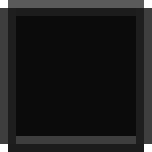
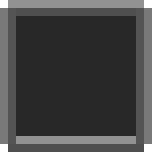
The second 152x152 image is a revision of the first. Changes to its layers:
hid "disabled" over [0, 0, 152, 152]
hid group "selected" (1st of 2) (2 layers) over [0, 0, 152, 152]
hid "Layer 1" over [32, 44, 120, 108]
hid "selected" (2nd of 2, in "selected") over [0, 0, 152, 152]
hid group "clicked selected" (2 layers) over [0, 0, 152, 152]
hid "clicked" over [0, 0, 152, 152]
hid group "hoveredSelected" (2 layers) over [0, 0, 152, 152]
hid "Layer 2" over [32, 44, 120, 108]
hid "hovered" (1st of 2, in "hoveredSelected") over [0, 0, 152, 152]
